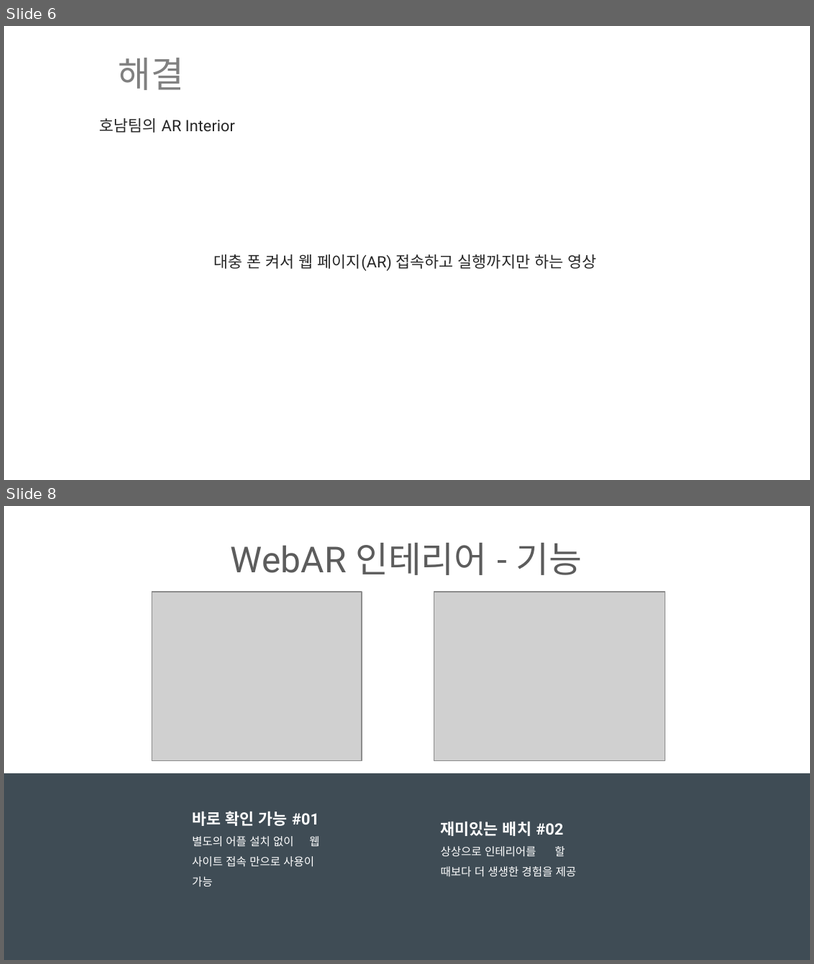
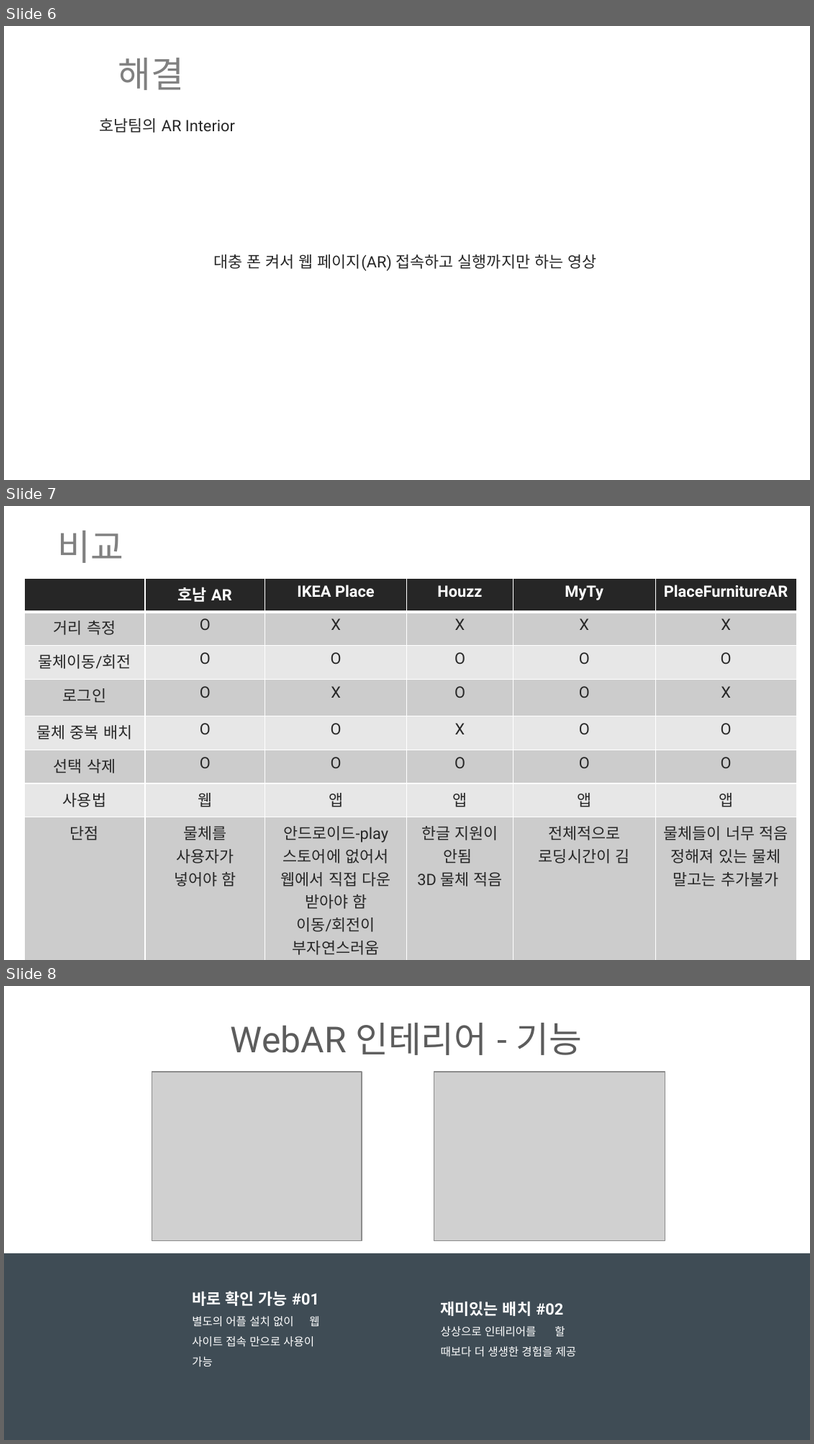
Before and after one commit to ptyoiy/ARwork, a slide deck: 호남-발표자료.pptx. Shown one above the other, each under a label of ours: slides 6 and 8 before the commit, slides 6, 7 and 8 after it; the slides between them are not shown. The pictures are 814x964 and 814x1444 pixels, drawn with LibreOffice and Linux fonts; fonts in the diff are those of the drawing; grey boxes stand for pictures. Boxes give left, top, right and bottom in pixels: in the first picture for what was removed or moved away, otherwise in the second. Text is boxed around its words. In the diff, an @@ line names an element or a change of style, - is before the commit and + after.

Commit message:
1115

```diff
--- a/호남-발표자료.pptx
+++ b/호남-발표자료.pptx
@@ slide 7 added at bbox=[4, 506, 810, 960], background #FFFFFF @@
@@ title added at bbox=[58, 530, 124, 563], 32 pt, text #808080 @@
+비교
@@ table added at bbox=[24, 579, 797, 957], 8 rows, 6 columns @@
+ | 호남 AR | IKEA Place | Houzz | MyTy | PlaceFurnitureAR
+거리 측정 | O | X | X | X | X
+물체이동/회전 | O | O | O | O | O
+로그인 | O | X | O | O | X
+물체 중복 배치 | O | O | X | O | O
+선택 삭제 | O | O | O | O | O
+사용법 | 웹 | 앱 | 앱 | 앱 | 앱
+단점 | 물체를 사용자가 넣어야 함 | 안드로이드-play스토어에 없어서 웹에서 직접 다운 받아야 함 / 이동/회전이 부자연스러움 | 한글 지원이 안됨 / 3D 물체 적음 | 전체적으로 로딩시간이 김 | 물체들이 너무 적음 / 정해져 있는 물체 말고는 추가불가
```
Also in this commit, not shown: 1 slide changed, 1 slide removed.
